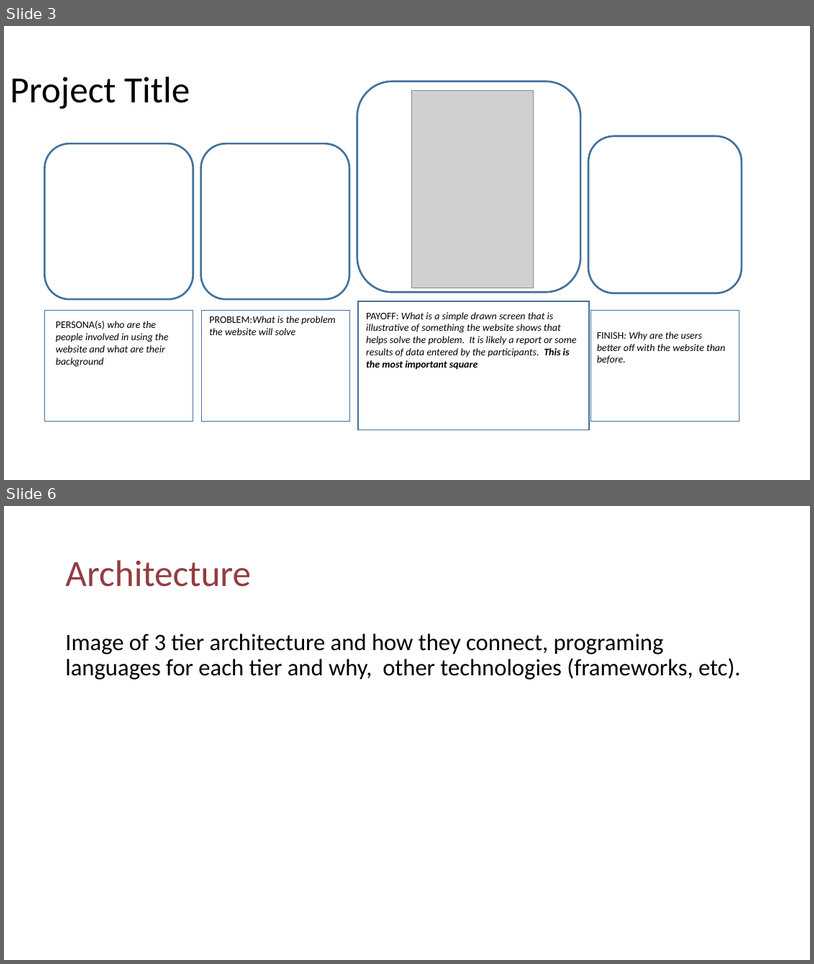
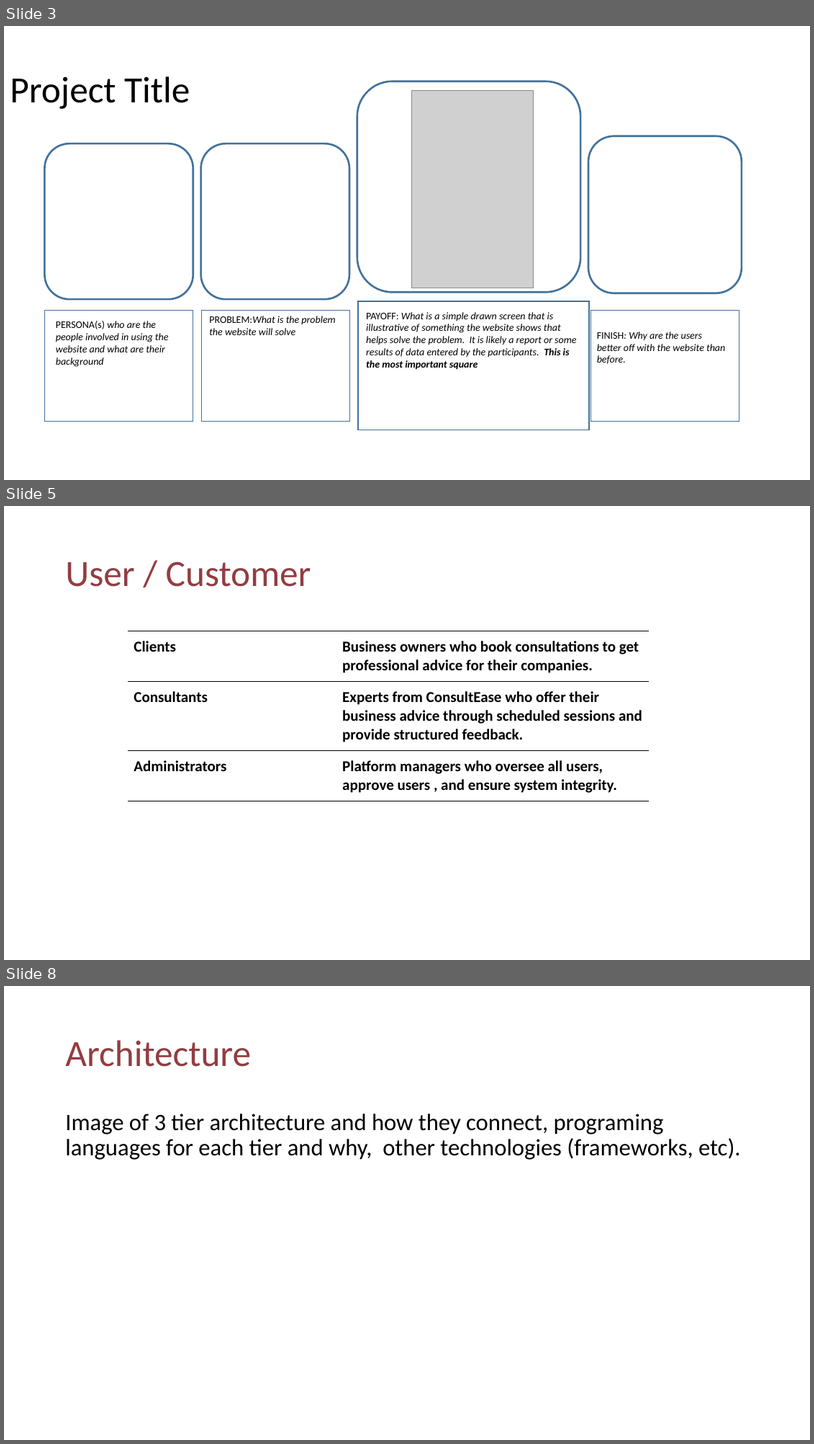
Before and after one commit to mkomemensah/FinalProject_WebTech_maame.kome-mensah, a slide deck: FInal_Project_Faming_Maame_KM.pptx. Shown one above the other, each under a label of ours: slides 3 and 6 before the commit, slides 3, 5 and 8 after it; the slides between them are not shown. The pictures are 814x964 and 814x1444 pixels, drawn with LibreOffice and Linux fonts; fonts in the diff are those of the drawing; grey boxes stand for pictures; background and template pictures are left out. Boxes give left, top, right and bottom in pixels: in the first picture for what was removed or moved away, otherwise in the second. Text is boxed around its words. In the diff, an @@ line names an element or a change of style, - is before the commit and + after.

```diff
--- a/FInal_Project_Faming_Maame_KM.pptx
+++ b/FInal_Project_Faming_Maame_KM.pptx
@@ slide 5 added at (x1=4, y1=506, x2=810, y2=960), background #FFFFFF @@
@@ title added at (x1=65, y1=561, x2=311, y2=587), 44 pt, text #923D41 @@
+User / Customer
@@ table added at (x1=128, y1=631, x2=649, y2=799), 3 rows, 2 columns @@
+Clients | Business owners who book consultations to get professional advice for their companies.
+Consultants | Experts from ConsultEase who offer their business advice through scheduled sessions and provide structured feedback.
+Administrators | Platform managers who oversee all users, approve users , and ensure system integrity.
@@ what was slide 6 is now slide 8 @@
```
Also in this commit, not shown: 2 slides changed, 2 other slides added, 1 slide removed, 4 other files.
